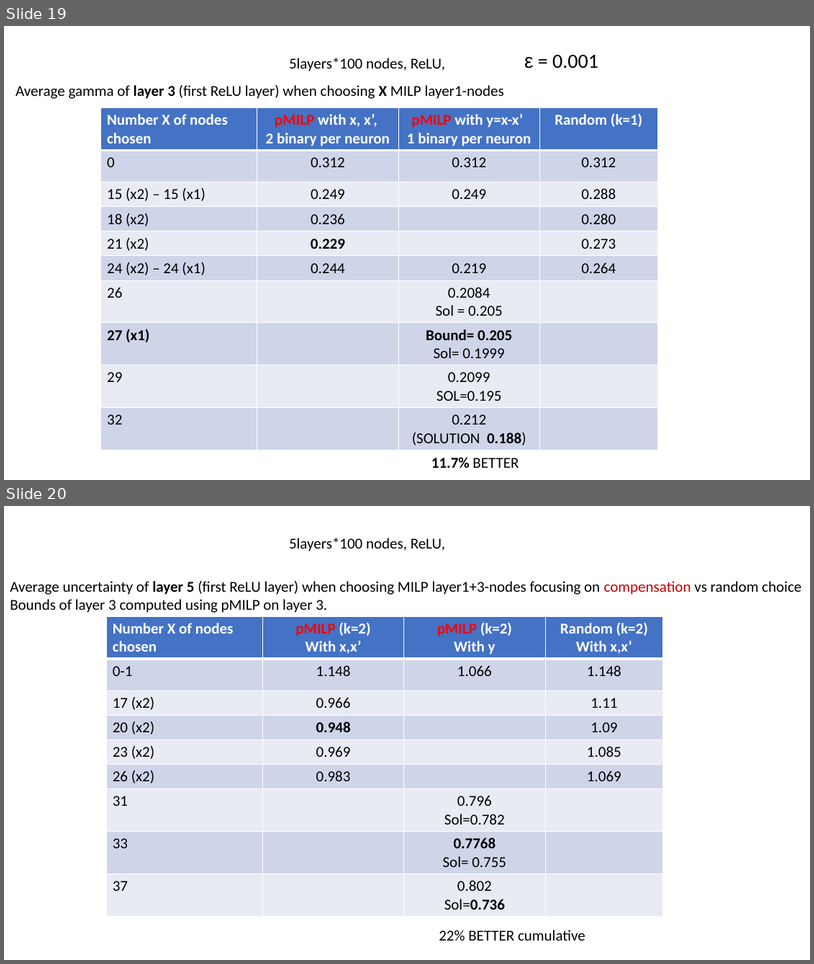
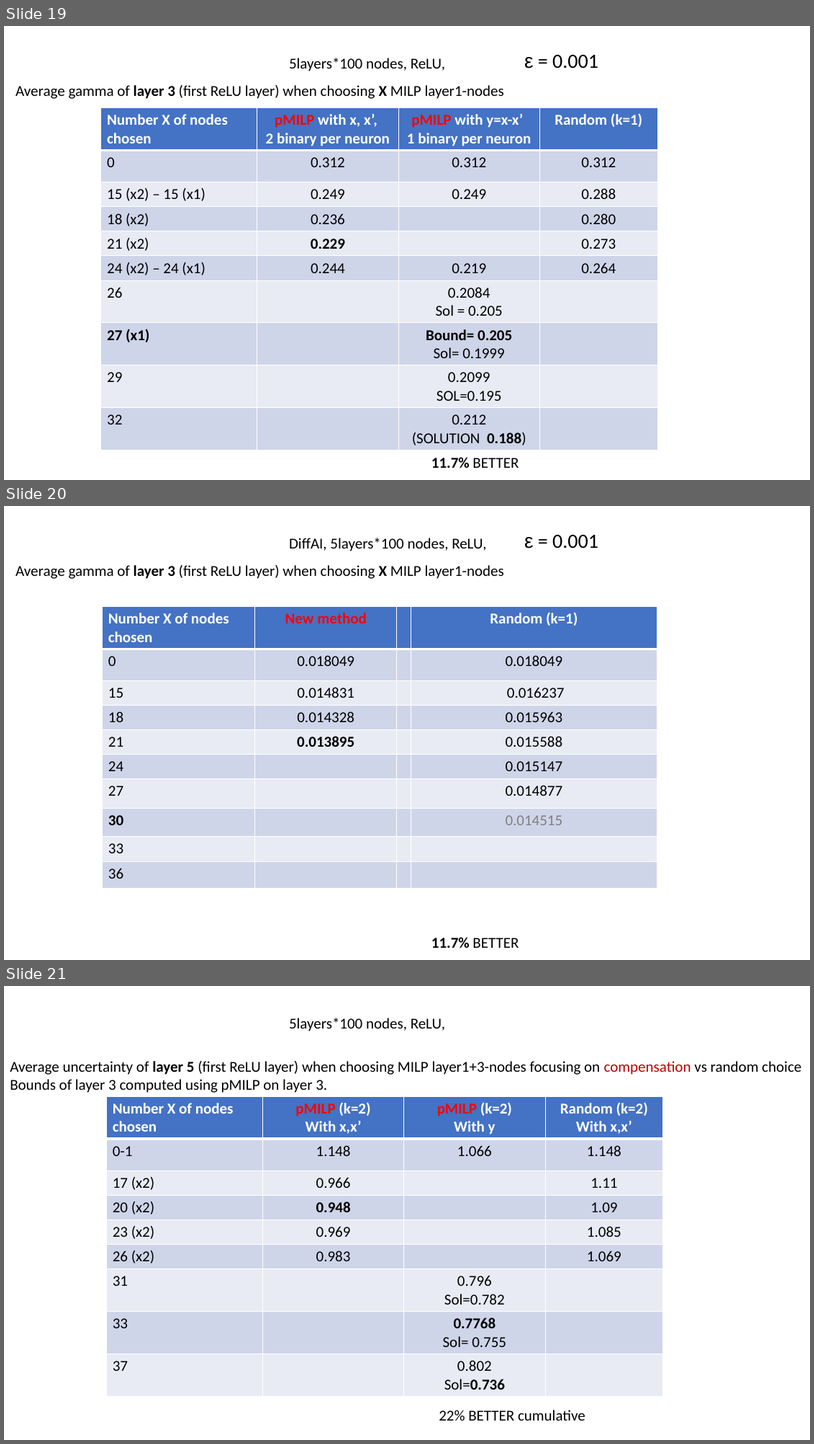
Before and after one commit to blaisegenest/vericompensate, a slide deck: lipschitz/Liptscitz.pptx. Shown one above the other, each under a label of ours: slides 19 and 20 before the commit, slides 19, 20 and 21 after it. The pictures are 814x964 and 814x1444 pixels, drawn with LibreOffice and Linux fonts; fonts in the diff are those of the drawing. Boxes give left, top, right and bottom in pixels: in the first picture for what was removed or moved away, otherwise in the second. Text is boxed around its words. In the diff, an @@ line names an element or a change of style, - is before the commit and + after.

Commit message:
update the table

```diff
--- a/lipschitz/Liptscitz.pptx
+++ b/lipschitz/Liptscitz.pptx
@@ slide 20 added at <box>4,506,810,960</box>, background #FFFFFF @@
@@ text added at <box>289,538,486,551</box>, 18 pt, text #000000 @@
+DiffAI, 5layers*100 nodes, ReLU,
@@ text added at <box>525,535,599,548</box>, 24 pt, text #000000 @@
+ε = 0.001
@@ text added at <box>16,565,504,579</box>, 18 pt, text #000000 @@
+Average gamma of layer 3 (first ReLU layer) when choosing X MILP layer1-nodes
@@ table added at <box>102,606,657,888</box>, 10 rows, 4 columns @@
+Number X of nodes chosen | New method |  | Random (k=1)
+0 | 0.018049 |  | 0.018049
+15 | 0.014831 |  | 0.016237
+18 | 0.014328 |  | 0.015963
+21 | 0.013895 |  | 0.015588
+24 |  |  | 0.015147
+27 |  |  | 0.014877
+30 |  |  | 0.014515
+33 |  |  | 
+36 |  |  | 
@@ text added at <box>432,937,519,947</box>, 18 pt, text #000000 @@
+11.7% BETTER
@@ what was slide 20 is now slide 21 @@
```
